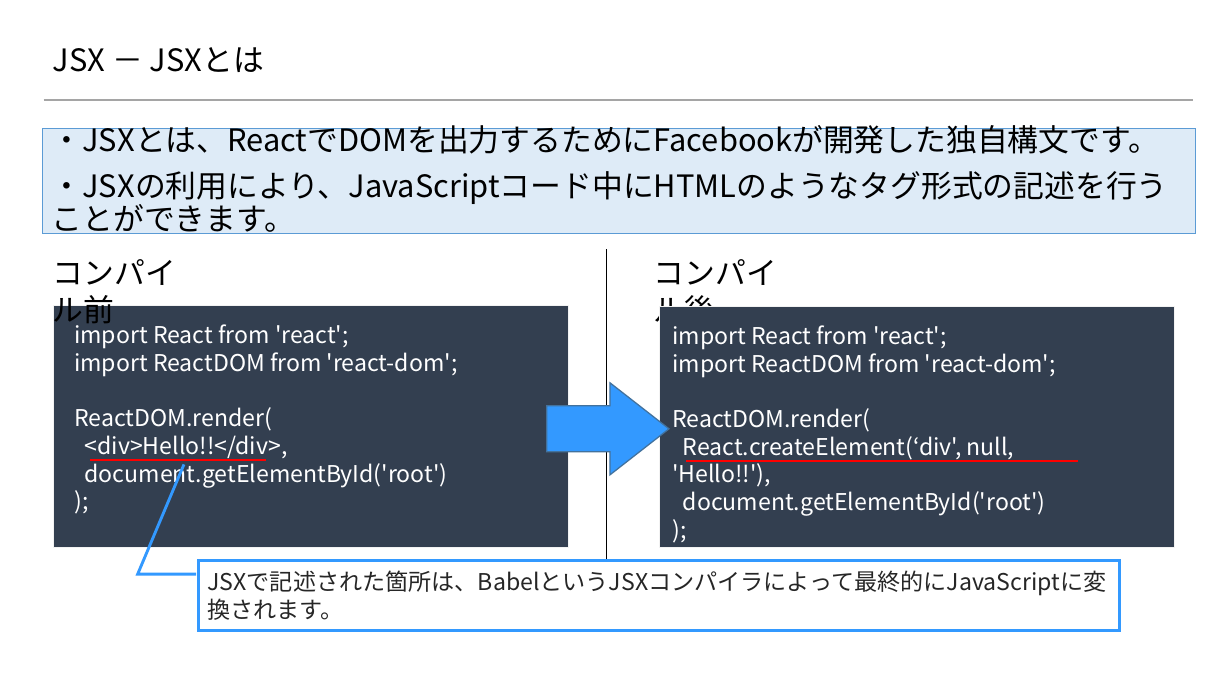
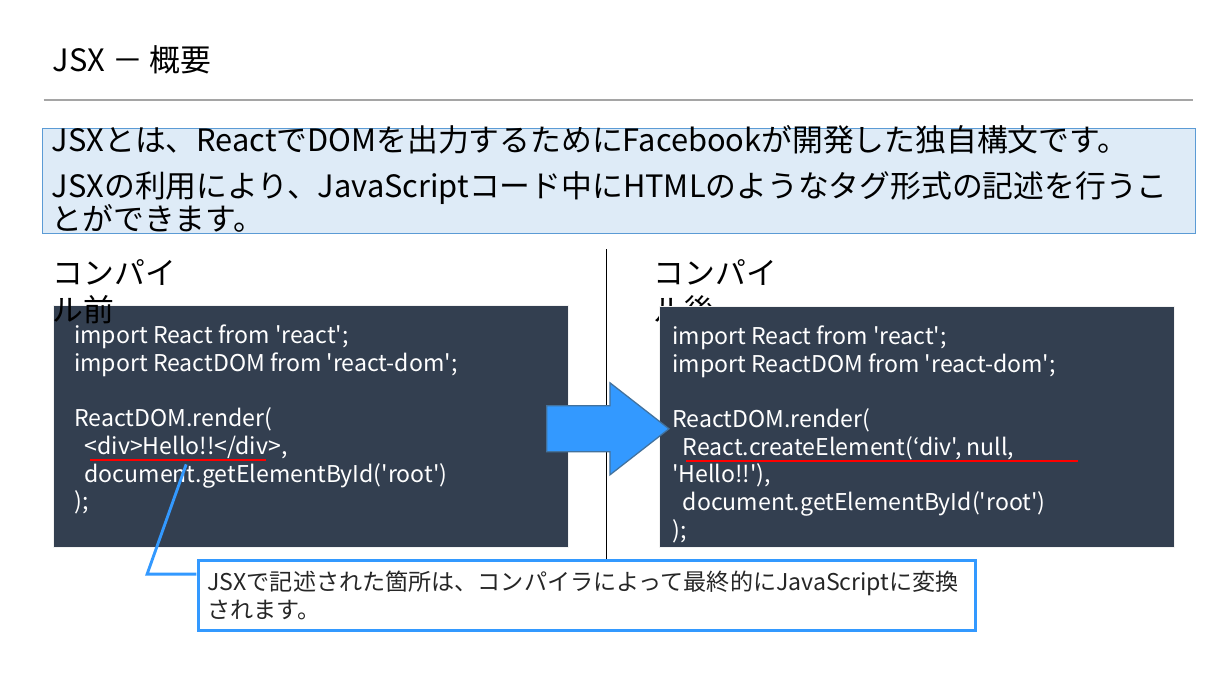
Before and after one commit to 2018SYSTEMI34/diary, a slide deck: slide 1 of doc/02_SlideShare/01.ネタ/２_Reactの基礎/2-1_Reactの基礎知識 ～JSX編～.pptx. Drawn at 1232x693 pixels with LibreOffice and Linux fonts; fonts in the diff are those of the drawing; background and template pictures are left out. Boxes give left, top, right and bottom in pixels: in the first picture for what was removed or moved away, otherwise in the second. Text is boxed around its words. In the diff, an @@ line names an element or a change of style, - is before the commit and + after.

```diff
--- a/doc/02_SlideShare/01.ネタ/２_Reactの基礎/2-1_Reactの基礎知識 ～JSX編～.pptx
+++ b/doc/02_SlideShare/01.ネタ/２_Reactの基礎/2-1_Reactの基礎知識 ～JSX編～.pptx
@@ title at [53, 45, 212, 74]: text changed @@
-JSX － JSXとは
+JSX － 概要
@@ text in rectangle at [52, 125, 1168, 234]: text changed @@
-・JSXとは、ReactでDOMを出力するためにFacebookが開発した独自構文です。
-・JSXの利用により、JavaScriptコード中にHTMLのようなタグ形式の記述を行うことができます。
+JSXとは、ReactでDOMを出力するためにFacebookが開発した独自構文です。
+JSXの利用により、JavaScriptコード中にHTMLのようなタグ形式の記述を行うことができます。
@@ border callout "JSXで記述された箇所は、コンパイラによって最終的にJavaScriptに変換されます。": place and size @@
-border callout "JSXで記述された箇所は、コンパイラによって最終的にJavaScriptに変換されます。" at [199, 560, 1120, 630]
+border callout "JSXで記述された箇所は、コンパイラによって最終的にJavaScriptに変換されます。" at [199, 560, 976, 630]
@@ text in border callout at [207, 570, 958, 620]: text changed @@
-JSXで記述された箇所は、BabelというJSXコンパイラによって最終的にJavaScriptに変換されます。
+JSXで記述された箇所は、コンパイラによって最終的にJavaScriptに変換されます。
```
Also in this commit, not shown: 1 other slide changed.
